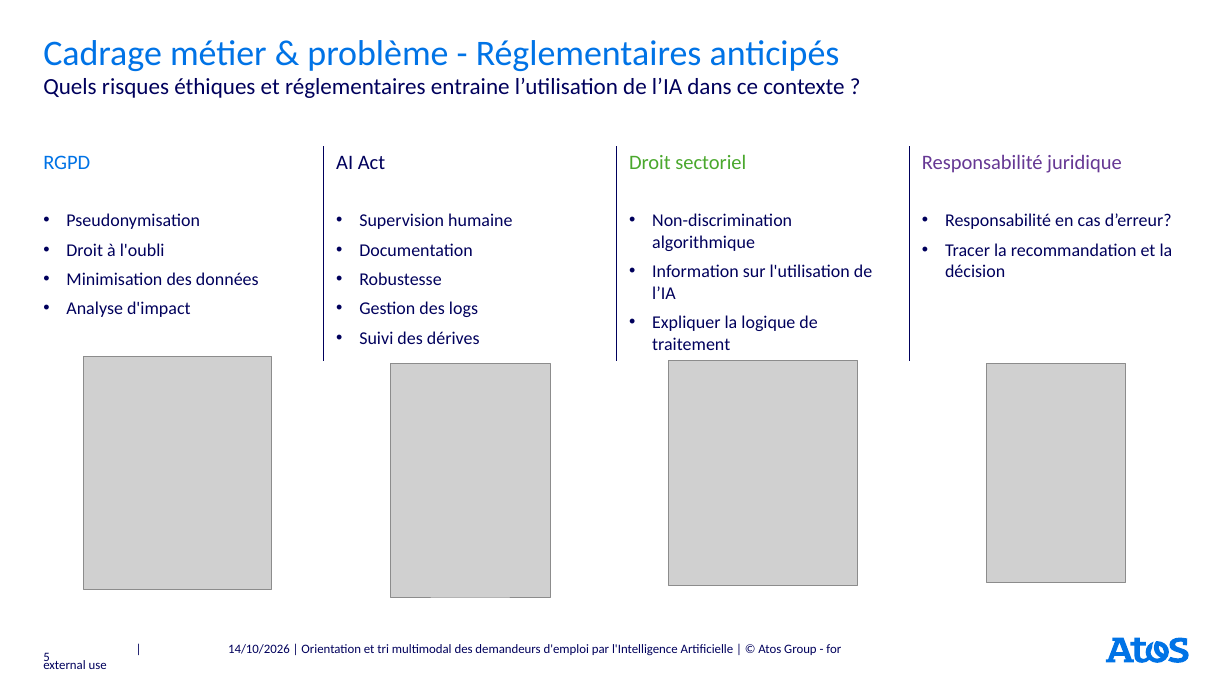
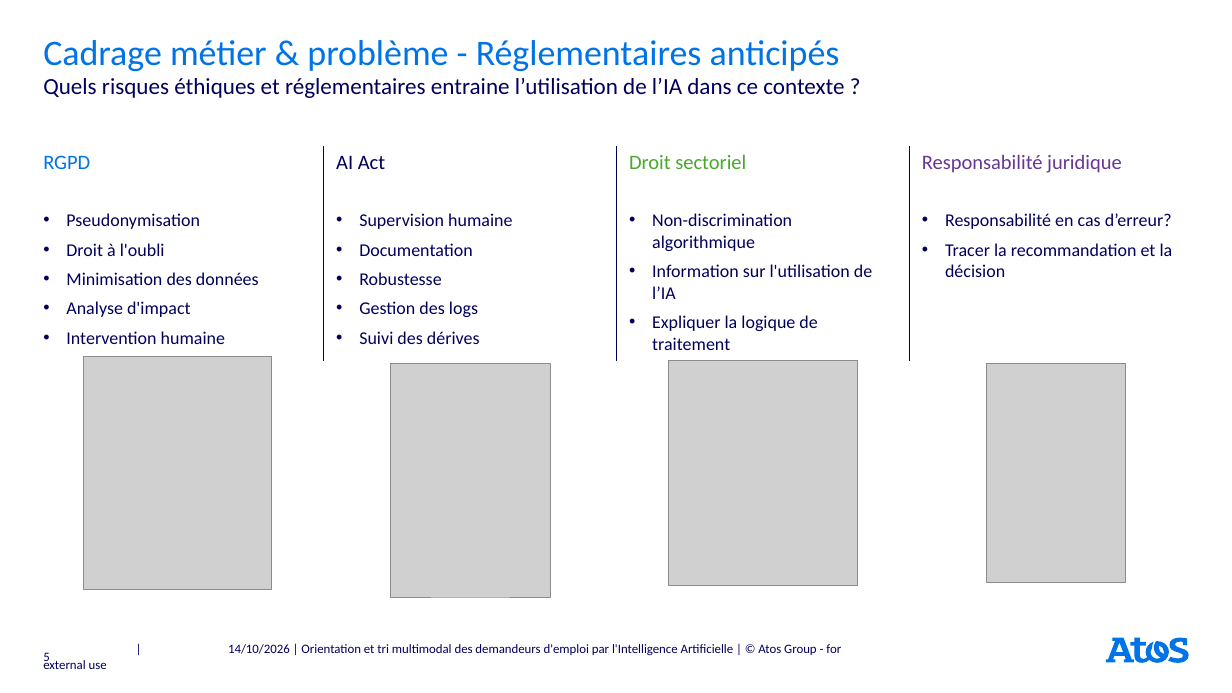
Before and after one commit to rbatos/Cas_usage_certif, a slide deck: slide 5 of presentation/Support_soutenance_certif.pptx. Drawn at 1232x693 pixels with LibreOffice and Linux fonts; fonts in the diff are those of the drawing; grey boxes stand for pictures. Boxes give left, top, right and bottom in pixels: in the first picture for what was removed or moved away, otherwise in the second. Text is boxed around its words. In the diff, an @@ line names an element or a change of style, - is before the commit and + after.

```diff
--- a/presentation/Support_soutenance_certif.pptx
+++ b/presentation/Support_soutenance_certif.pptx
@@ text at [66,331,225,344]: paragraph added @@
+• Intervention humaine
```
Also in this commit, not shown: 3 other slides changed, 3 other files.
